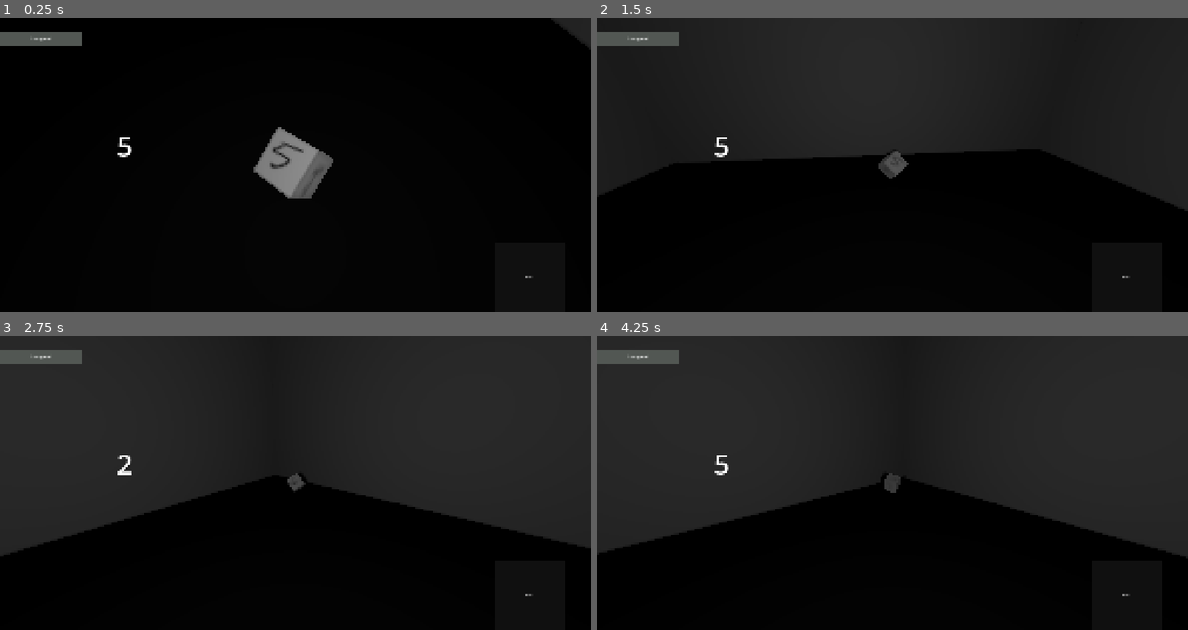
Above: before the commit, frames 1-4 (two rows, left to right).
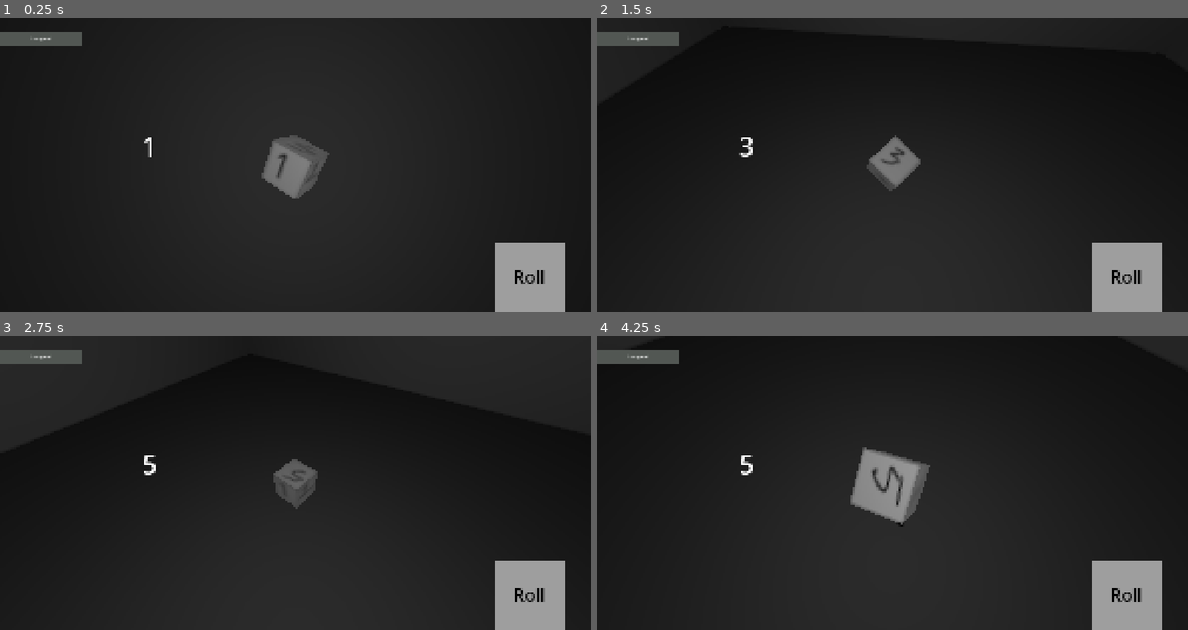
Above: after the commit, the same moments.

Repository: shahriarlabib000/dice
Game: Godot game, scene res://main.tscn
The game is run twice, just before and just after one commit, with the same random seed, the same clock (stepped at 60 frames per second) and the same inputs.
Inputs:
- Up to frame 1 (0.25 s): no input
- Up to frame 2 (1.5 s): tap Enter (ui_accept) at 0.5, 0.77 s
- Up to frame 3 (2.75 s): tap Enter (ui_accept) at 1.52 s
- Up to frame 4 (4.25 s): tap Enter (ui_accept) at 3.02, 3.77 s

The runs differ from the first frame. In frame 1, 81% of the frame differs, in the area x 4-96%, y 0-100%; in frame 2, 47%; in frame 3, 41%; in frame 4, 40%.

Commit message:
update

Diff:
--- a/dice.tscn
+++ b/dice.tscn
@@ -11,7 +11,6 @@
 material = SubResource("StandardMaterial3D_se17j")
 
 [node name="dice" type="RigidBody3D"]
-transform = Transform3D(1, 0, 0, 0, 1, 0, 0, 0, 1, 0, 1, 0)
 
 [node name="CollisionShape3D" type="CollisionShape3D" parent="."]
 shape = SubResource("BoxShape3D_o4jd6")
--- a/main.gd
+++ b/main.gd
@@ -29,9 +29,9 @@
 	for Ray:RayCast3D in $dice/rays.get_children():
 		if Ray.is_colliding():
 			if Ray.get_collider().is_in_group("floor"):
-				$number.text= Ray.name
+				%number.text= Ray.name
 
 
 func _on_area_3d_body_entered(body):
 	if body.is_in_group("wall"):
-		$dice/AudioStreamPlayer3D.play()
+		%AudioStreamPlayer3D.play()
--- a/main.tscn
+++ b/main.tscn
@@ -1,13 +1,13 @@
 [gd_scene load_steps=10 format=3 uid="uid://bg86sypktf3ft"]
 
-[ext_resource type="Script" path="res://main.gd" id="1_tts7u"]
+[ext_resource type="Script" uid="uid://blgrpkr0ilnug" path="res://main.gd" id="1_tts7u"]
 [ext_resource type="PackedScene" uid="uid://band0ndenoxwb" path="res://dice.tscn" id="2_h2ix6"]
 [ext_resource type="AudioStream" uid="uid://d1keuvejbkft2" path="res://thud.wav" id="3_s2wgb"]
 [ext_resource type="Texture2D" uid="uid://cr2adcer0nvpr" path="res://noDice.png" id="4_t1jps"]
 [ext_resource type="AudioStream" uid="uid://nhvi0kjlod5f" path="res://boom.mp3" id="5_sh715"]
 
 [sub_resource type="StandardMaterial3D" id="StandardMaterial3D_i1i6y"]
-albedo_color = Color(0, 0, 0, 1)
+albedo_color = Color(0.39507592, 0.39507598, 0.39507592, 1)
 
 [sub_resource type="BoxShape3D" id="BoxShape3D_tufw5"]
 
@@ -27,8 +27,10 @@
 transform = Transform3D(1, 0, 0, 0, 1.19249e-08, 1, 0, -1, 1.19249e-08, 0, 6, 0)
 
 [node name="dice" parent="." instance=ExtResource("2_h2ix6")]
+transform = Transform3D(1, 0, 0, 0, 1, 0, 0, 0, 1, 0, 1.686163, 0)
 
 [node name="AudioStreamPlayer3D" type="AudioStreamPlayer3D" parent="dice"]
+unique_name_in_owner = true
 stream = ExtResource("3_s2wgb")
 
 [node name="Area3D" type="Area3D" parent="dice"]
@@ -52,26 +54,13 @@
 shadow_enabled = true
 omni_range = 100.0
 
-[node name="number" type="Label" parent="."]
-offset_left = 300.0
-offset_top = 300.0
-offset_right = 615.0
-offset_bottom = 642.0
-theme_override_colors/font_shadow_color = Color(0, 0, 0, 1)
-theme_override_colors/font_outline_color = Color(0, 0, 0, 1)
-theme_override_font_sizes/font_size = 100
-text = "shikanoko
-"
-horizontal_alignment = 1
-vertical_alignment = 1
-
 [node name="CanvasLayer" type="CanvasLayer" parent="."]
 
 [node name="RollNode" type="Node2D" parent="CanvasLayer"]
 position = Vector2(1813, 824)
 
 [node name="Roll" type="TouchScreenButton" parent="CanvasLayer/RollNode"]
-self_modulate = Color(0.0627451, 0.0627451, 0.0627451, 1)
+self_modulate = Color(0.6186289, 0.6186289, 0.6186289, 1)
 scale = Vector2(256, 256)
 texture_normal = SubResource("CanvasTexture_thd4j")
 action = "ui_accept"
@@ -79,6 +68,8 @@
 [node name="Label" type="Label" parent="CanvasLayer/RollNode"]
 offset_right = 256.0
 offset_bottom = 254.0
+theme_override_colors/font_color = Color(0, 0, 0, 1)
+theme_override_font_sizes/font_size = 64
 text = "Roll"
 horizontal_alignment = 1
 vertical_alignment = 1
@@ -96,6 +87,22 @@
 offset_right = 301.0
 offset_bottom = 50.0
 text = "Dice gone?"
+horizontal_alignment = 1
+vertical_alignment = 1
+
+[node name="CanvasLayer2" type="CanvasLayer" parent="."]
+
+[node name="number" type="Label" parent="CanvasLayer2"]
+unique_name_in_owner = true
+offset_left = 300.0
+offset_top = 300.0
+offset_right = 798.0
+offset_bottom = 642.0
+theme_override_colors/font_shadow_color = Color(0, 0, 0, 1)
+theme_override_colors/font_outline_color = Color(0, 0, 0, 1)
+theme_override_font_sizes/font_size = 100
+text = "shikanoko
+"
 horizontal_alignment = 1
 vertical_alignment = 1
 
--- a/project.godot
+++ b/project.godot
@@ -12,7 +12,7 @@
 
 config/name="dice"
 run/main_scene="res://main.tscn"
-config/features=PackedStringArray("4.4", "GL Compatibility")
+config/features=PackedStringArray("4.5", "GL Compatibility")
 config/icon="res://appicon.png"
 
 [display]
@@ -32,6 +32,7 @@
 [physics]
 
 common/physics_ticks_per_second=200
+3d/physics_engine="Jolt Physics"
 
 [rendering]
 
Not shown, changed: appicon.png.import
Not shown, changed: dice.png.import
Not shown, changed: export_presets.cfg
Not shown, changed: icon.svg.import
Not shown, added: main.gd.uid
Not shown, changed: noDice.png.import
